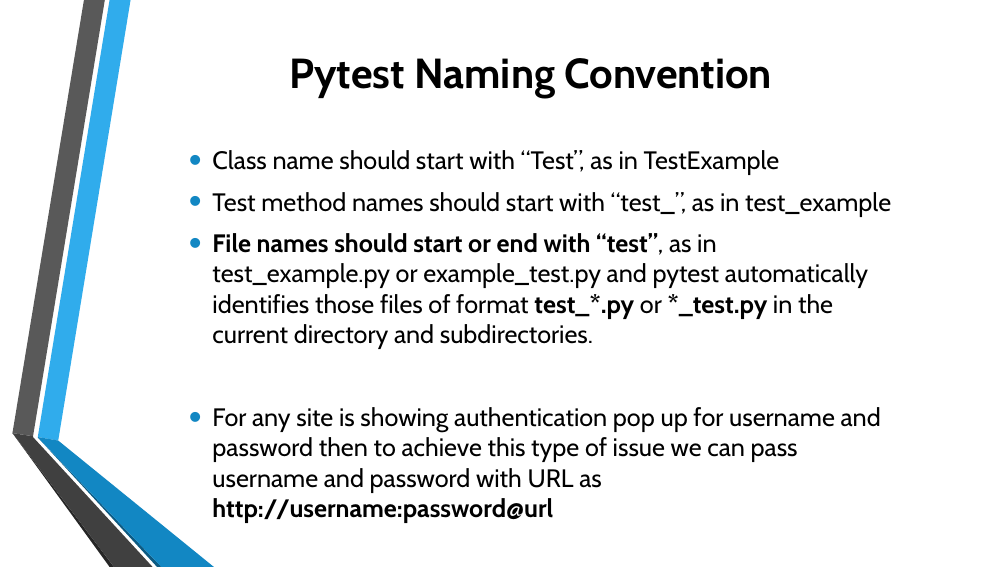
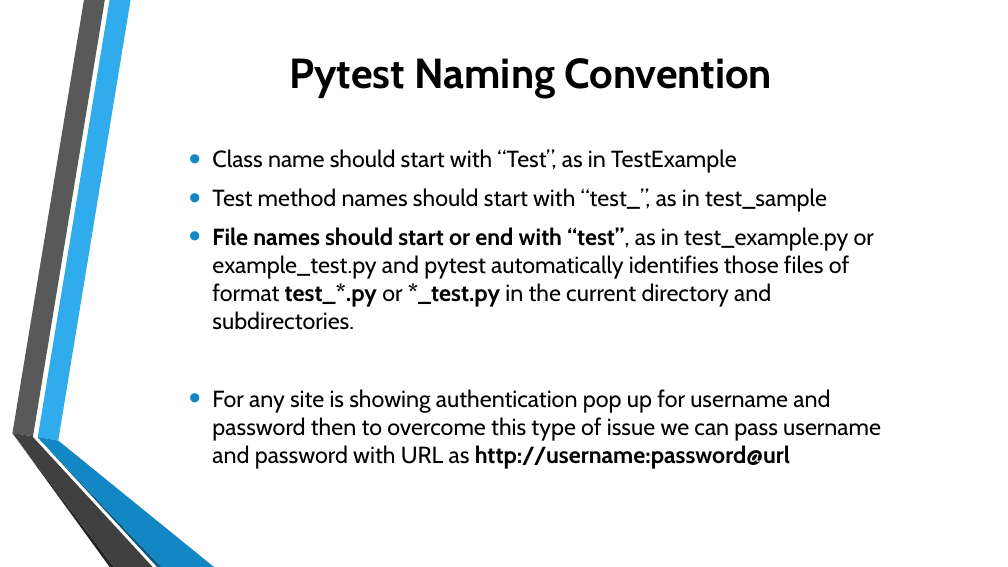
Before and after one commit to Pammugs/PyselAutomation, a slide deck: slide 11 of Selenium pytest framework.pptx (slide 10 before the commit). Drawn at 1008x567 pixels with LibreOffice and Linux fonts; fonts in the diff are those of the drawing; background and template pictures are left out. Boxes give left, top, right and bottom in pixels: in the first picture for what was removed or moved away, otherwise in the second. Text is boxed around its words. In the diff, an @@ line names an element or a change of style, - is before the commit and + after.

```diff
--- a/Selenium pytest framework.pptx
+++ b/Selenium pytest framework.pptx
@@ text at (212, 149, 874, 330): size 24 to 22.2 pt in "Class name should start with “Test”, as ...", "File names should start or end with ..." @@
@@ text at (212, 188, 827, 212): text changed; size 24 to 22.2 pt @@
-• Test method names should start with “test_”, as in test_example
+• Test method names should start with “test_”, as in test_sample
@@ text at (212, 389, 881, 469): text changed; size 24 to 22.2 pt @@
-• For any site is showing authentication pop up for username and password then to achieve this type of issue we can pass username and password with URL as http://username:password@url
+• For any site is showing authentication pop up for username and password then to overcome this type of issue we can pass username and password with URL as http://username:password@url
```
Also in this commit, not shown: 3 other slides changed, 2 slides added.
